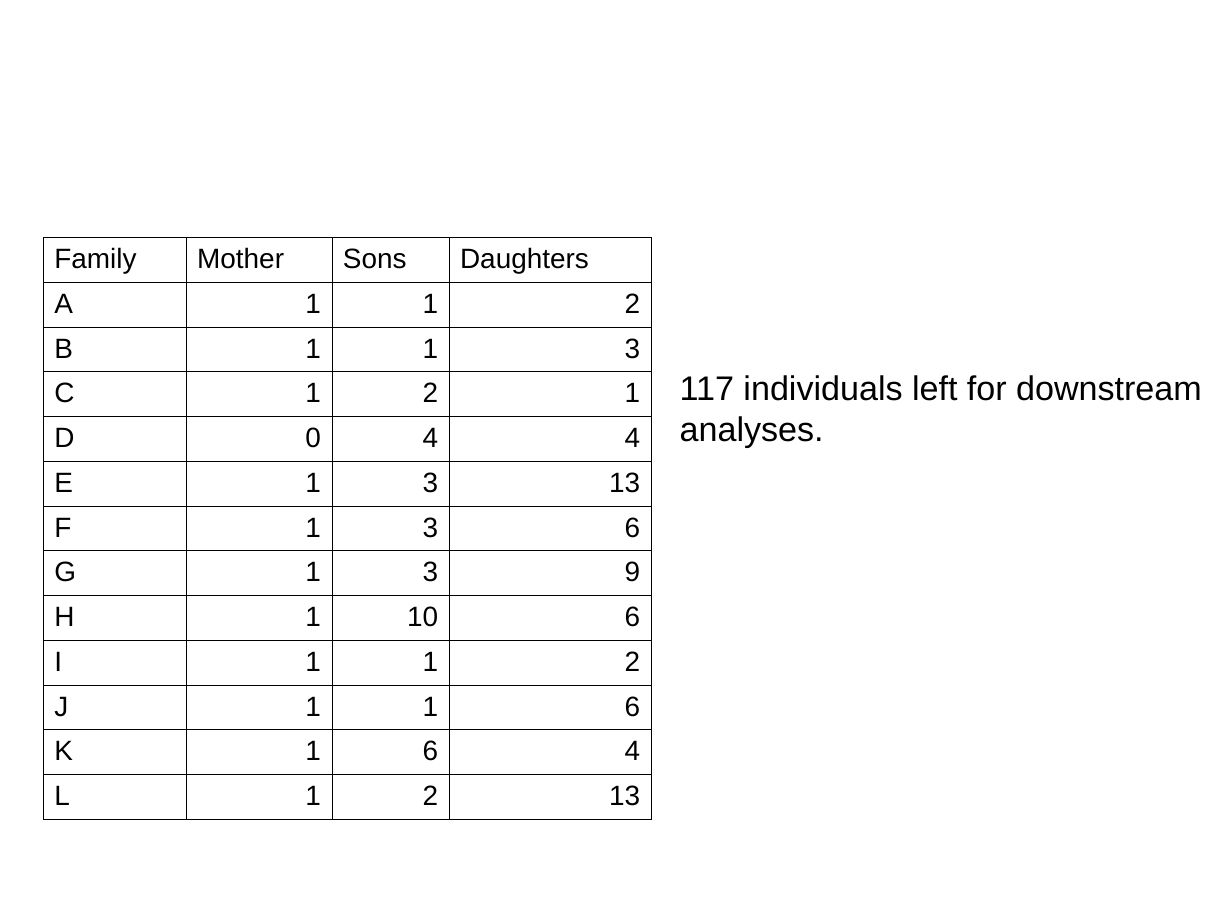
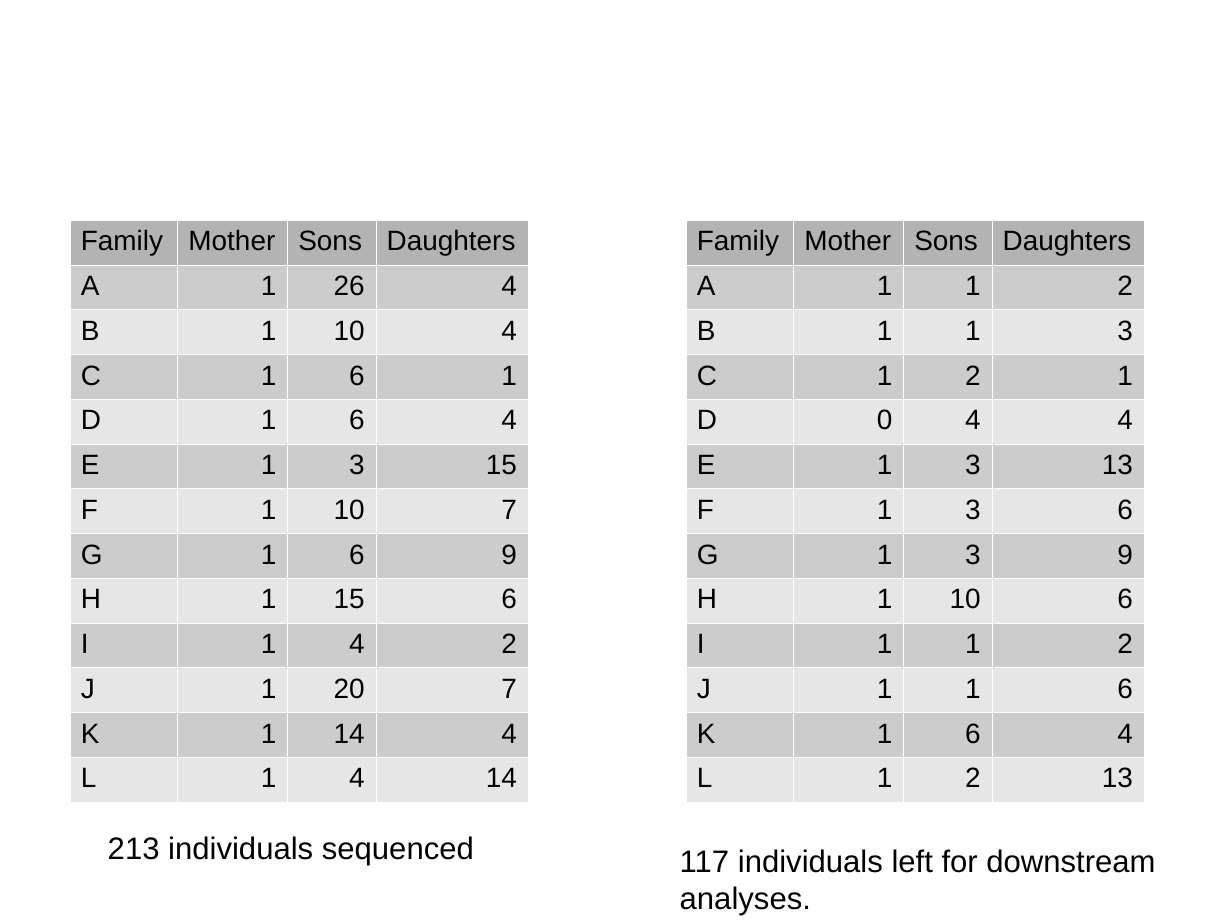
Before and after one commit to cmdoret/master_archive, a slide deck: slide 33 of reports/presentations/lab_meeting_20170712/lab_meeting_20170712.odp (slide 32 before the commit). Drawn at 1232x924 pixels with LibreOffice and Linux fonts; fonts in the diff are those of the drawing. Boxes give left, top, right and bottom in pixels: in the first picture for what was removed or moved away, otherwise in the second. Text is boxed around its words. In the diff, an @@ line names an element or a change of style, - is before the commit and + after.

```diff
--- a/reports/presentations/lab_meeting_20170712/lab_meeting_20170712.odp
+++ b/reports/presentations/lab_meeting_20170712/lab_meeting_20170712.odp
@@ table added at (69, 220, 527, 797), 13 rows, 4 columns @@
+Family | Mother | Sons | Daughters
+A | 1 | 26 | 4
+B | 1 | 10 | 4
+C | 1 | 6 | 1
+D | 1 | 6 | 4
+E | 1 | 3 | 15
+F | 1 | 10 | 7
+G | 1 | 6 | 9
+H | 1 | 15 | 6
+I | 1 | 4 | 2
+J | 1 | 20 | 7
+K | 1 | 14 | 4
+L | 1 | 4 | 14
@@ table at (686, 220, 1144, 797) @@
@@ fill none to #B3B3B3 in row 1 @@
@@ fill none to #CCCCCC in 24 cells @@
@@ fill none to #E6E6E6 in 24 cells @@
@@ borders changed @@
@@ table: place and size @@
-table at (44, 238, 652, 815)
+table at (686, 220, 1144, 797)
@@ text added at (108, 836, 474, 865), 20 pt, text #000000 @@
+213 individuals sequenced
@@ text "117 individuals left for downstream ...": place and size @@
-text "117 individuals left for downstream ..." at (680, 375, 1202, 447)
+text "117 individuals left for downstream ..." at (680, 849, 1155, 916)
@@ text "117 individuals left for downstream ..." at (680, 849, 1155, 916): size 22 to 20 pt @@
```
Also in this commit, not shown: 1 other slide changed, 1 slide added, 9 other files.
